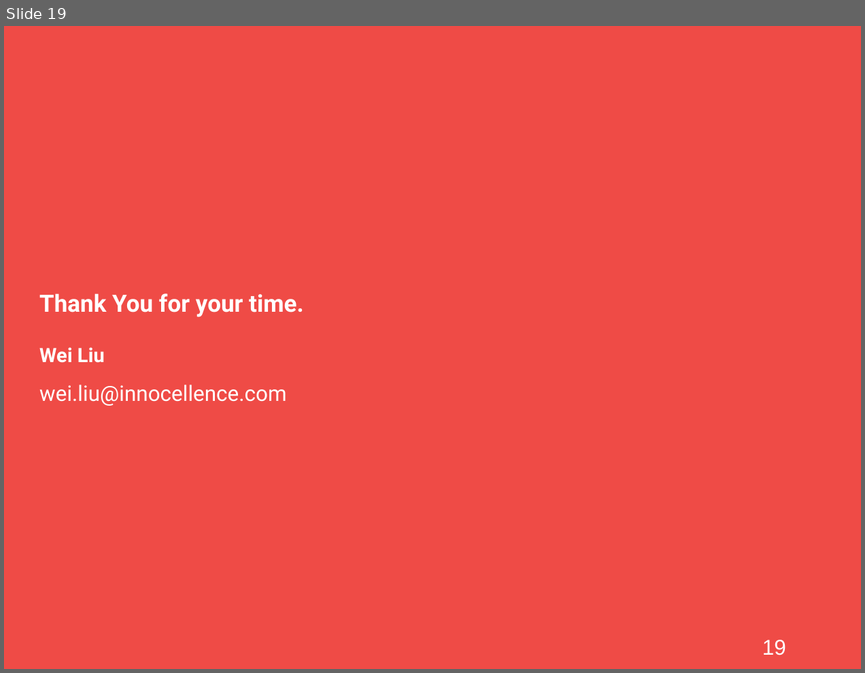
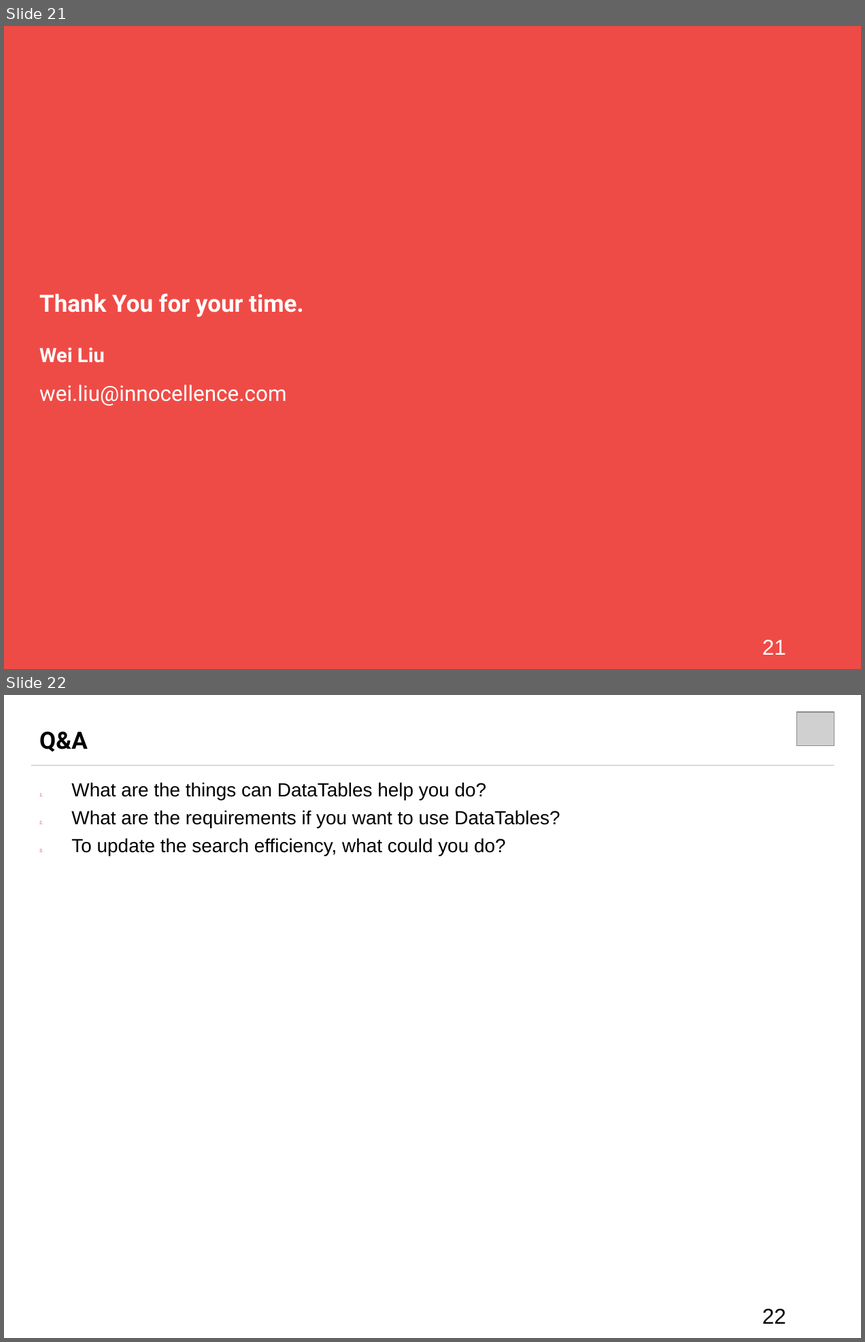
Before and after one commit to roostinghawk/datatables-demo, a slide deck: doc/ppt/DataTables_Introductioin.ppt. Shown one above the other, each under a label of ours: slide 19 before the commit, slides 21 and 22 after it. The pictures are 865x673 and 865x1342 pixels, drawn with LibreOffice and Linux fonts; fonts in the diff are those of the drawing; grey boxes stand for pictures. Boxes give left, top, right and bottom in pixels: in the first picture for what was removed or moved away, otherwise in the second. Text is boxed around its words. In the diff, an @@ line names an element or a change of style, - is before the commit and + after.

```diff
--- a/doc/ppt/DataTables_Introductioin.ppt
+++ b/doc/ppt/DataTables_Introductioin.ppt
@@ slide 22 added at (x1=4, y1=695, x2=861, y2=1338), background #FFFFFF @@
@@ picture added at (x1=797, y1=712, x2=834, y2=745) @@
@@ title added at (x1=39, y1=731, x2=88, y2=752), 20 pt, text #000000, bold @@
+Q&A
@@ line added from (31, 765) to (834, 765), #A7A7A7 0.51 pt @@
@@ text added at (x1=71, y1=782, x2=560, y2=855), 16 pt, text #000000 @@
+1. What are the things can DataTables help you do?
+2. What are the requirements if you want to use DataTables?
+3. To update the search efficiency, what could you do?
@@ page number added at (x1=762, y1=1308, x2=786, y2=1323), 18 pt, text #000000 @@
+22
@@ what was slide 19 is now slide 21 @@
@@ page number at (x1=762, y1=639, x2=786, y2=654): text changed @@
-19
+21
```
Also in this commit, not shown: 3 slides changed, 2 other slides added, 1 slide removed.
